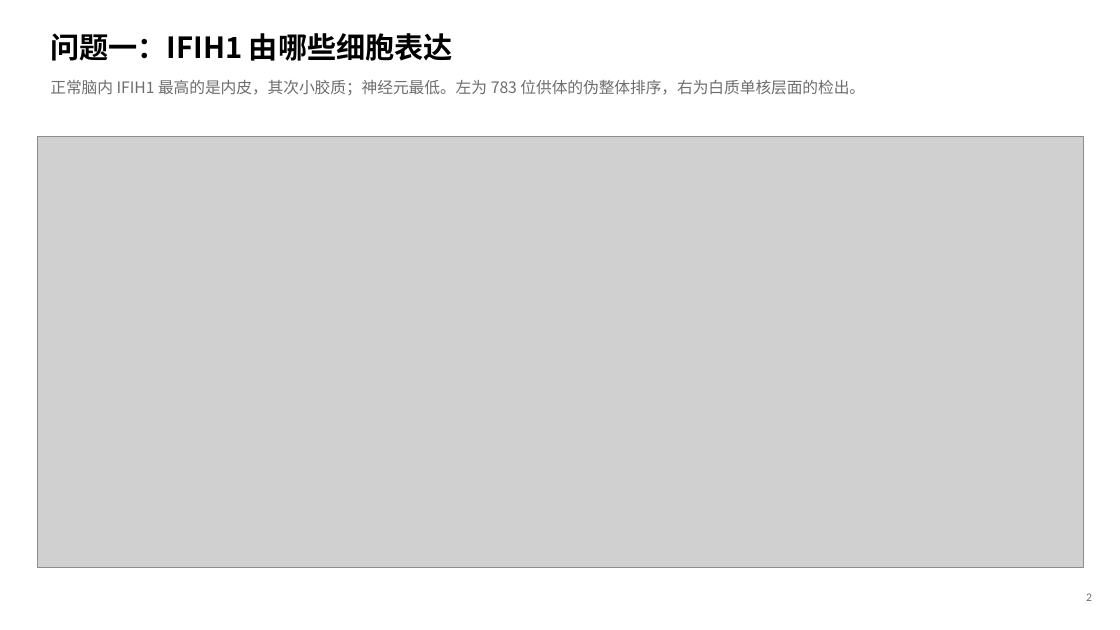
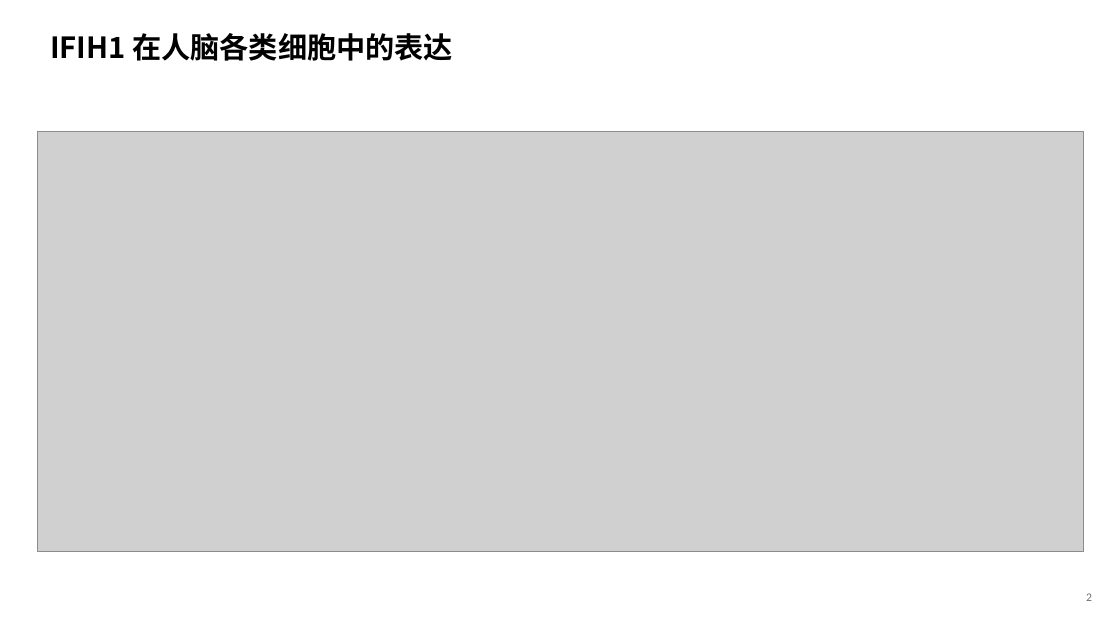
Before and after one commit to 7c96bzczcj-prog/aaa, a slide deck: slide 3 of results/mda5/MDA5_IFIH1_人脑与MS.pptx. Drawn at 1120x630 pixels with LibreOffice and Linux fonts; fonts in the diff are those of the drawing; grey boxes stand for pictures. Boxes give left, top, right and bottom in pixels: in the first picture for what was removed or moved away, otherwise in the second. Text is boxed around its words. In the diff, an @@ line names an element or a change of style, - is before the commit and + after.

```diff
--- a/results/mda5/MDA5_IFIH1_人脑与MS.pptx
+++ b/results/mda5/MDA5_IFIH1_人脑与MS.pptx
@@ text at bbox=[50, 33, 452, 61]: text changed @@
-问题一：IFIH1 由哪些细胞表达
+IFIH1 在人脑各类细胞中的表达
@@ text removed at bbox=[50, 80, 865, 95] @@
-正常脑内 IFIH1 最高的是内皮，其次小胶质；神经元最低。左为 783 位供体的伪整体排序，右为白质单核层面的检出。
@@ picture: place and size @@
-picture at bbox=[38, 137, 1084, 567]
+picture at bbox=[38, 131, 1084, 551]
```
Also in this commit, not shown: 9 other slides changed, 2 slides added, 2 slides removed, 16 other files.
